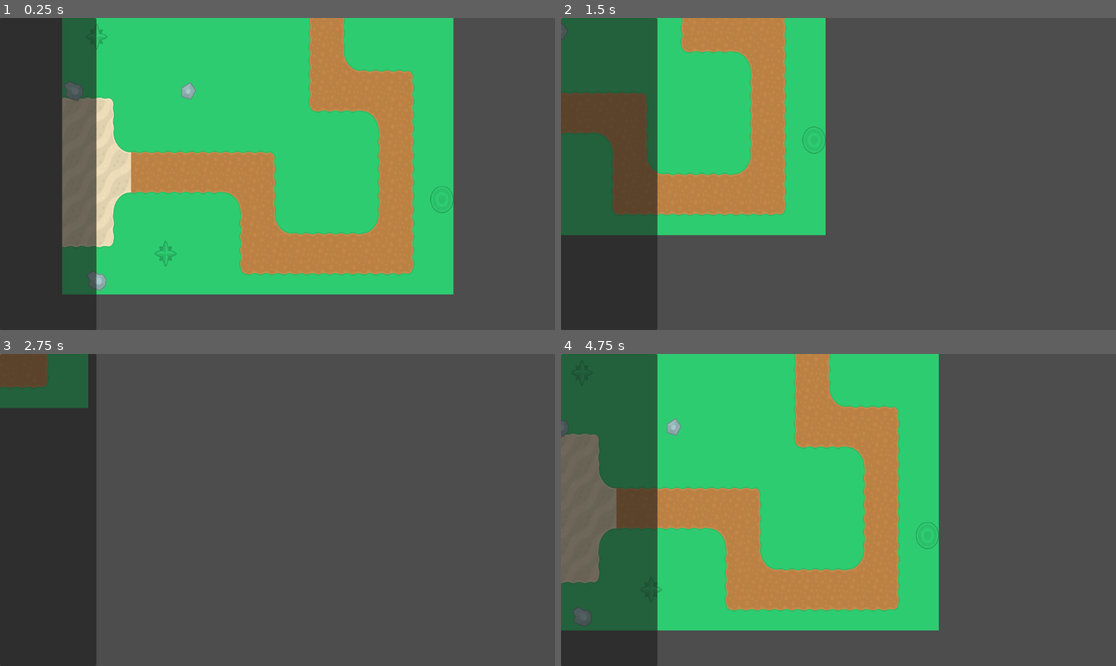
Above: before the commit, frames 1-4 (two rows, left to right).
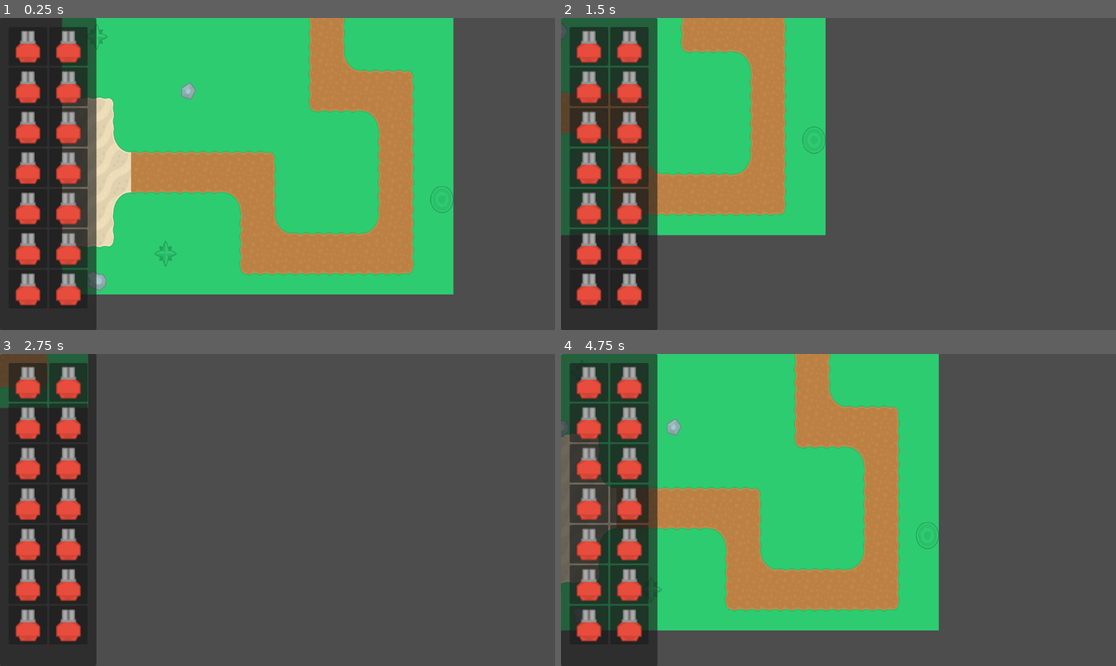
Above: after the commit, the same moments.

Repository: hlalljie/tower-defense-ui
Game: Godot game, scene res://scenes/game.tscn
The game is run twice, just before and just after one commit, with the same random seed, the same clock (stepped at 60 frames per second) and the same inputs.
Inputs:
- Up to frame 1 (0.25 s): no input
- Up to frame 2 (1.5 s): tap Enter at 0.5 s; hold Right (ui_right) 0.53-1.28 s; hold Down (ui_down) from 1.28 s (still down)
- Up to frame 3 (2.75 s): release Down (ui_down) at 2.03 s; hold Right (ui_right) from 2.03 s (still down)
- Up to frame 4 (4.75 s): release Right (ui_right) at 2.78 s; hold Up (ui_up) 2.78-3.53 s; hold Left (ui_left) from 3.53 s (still down)

The runs differ from the first frame. In frame 1, 6.7% of the frame differs, in the area x 2-16%, y 2-93%; in frame 2, 10%; in frame 3, 6.1%; in frame 4, 12%, in the area x 1-16%, y 2-93%.

Commit message:
Add tower panel to ui

Diff:
--- a/scenes/ui.tscn
+++ b/scenes/ui.tscn
@@ -1,6 +1,7 @@
-[gd_scene load_steps=2 format=3 uid="uid://bmt4coapc1gta"]
+[gd_scene load_steps=3 format=3 uid="uid://bmt4coapc1gta"]
 
 [ext_resource type="Script" path="res://scripts/tower_panel.gd" id="1_u7w5j"]
+[ext_resource type="PackedScene" uid="uid://dh0h8od6yg0rs" path="res://scenes/tower_panel.tscn" id="2_p410u"]
 
 [node name="UI" type="CanvasLayer"]
 
@@ -15,3 +16,45 @@
 offset_right = 182.0
 offset_bottom = 624.0
 script = ExtResource("1_u7w5j")
+
+[node name="TowerPanel12" parent="Panel/FlowContainer" instance=ExtResource("2_p410u")]
+layout_mode = 2
+
+[node name="TowerPanel5" parent="Panel/FlowContainer" instance=ExtResource("2_p410u")]
+layout_mode = 2
+
+[node name="TowerPanel4" parent="Panel/FlowContainer" instance=ExtResource("2_p410u")]
+layout_mode = 2
+
+[node name="TowerPanel3" parent="Panel/FlowContainer" instance=ExtResource("2_p410u")]
+layout_mode = 2
+
+[node name="TowerPanel" parent="Panel/FlowContainer" instance=ExtResource("2_p410u")]
+layout_mode = 2
+
+[node name="TowerPanel2" parent="Panel/FlowContainer" instance=ExtResource("2_p410u")]
+layout_mode = 2
+
+[node name="TowerPanel6" parent="Panel/FlowContainer" instance=ExtResource("2_p410u")]
+layout_mode = 2
+
+[node name="TowerPanel7" parent="Panel/FlowContainer" instance=ExtResource("2_p410u")]
+layout_mode = 2
+
+[node name="TowerPanel8" parent="Panel/FlowContainer" instance=ExtResource("2_p410u")]
+layout_mode = 2
+
+[node name="TowerPanel9" parent="Panel/FlowContainer" instance=ExtResource("2_p410u")]
+layout_mode = 2
+
+[node name="TowerPanel10" parent="Panel/FlowContainer" instance=ExtResource("2_p410u")]
+layout_mode = 2
+
+[node name="TowerPanel11" parent="Panel/FlowContainer" instance=ExtResource("2_p410u")]
+layout_mode = 2
+
+[node name="TowerPanel13" parent="Panel/FlowContainer" instance=ExtResource("2_p410u")]
+layout_mode = 2
+
+[node name="TowerPanel14" parent="Panel/FlowContainer" instance=ExtResource("2_p410u")]
+layout_mode = 2
